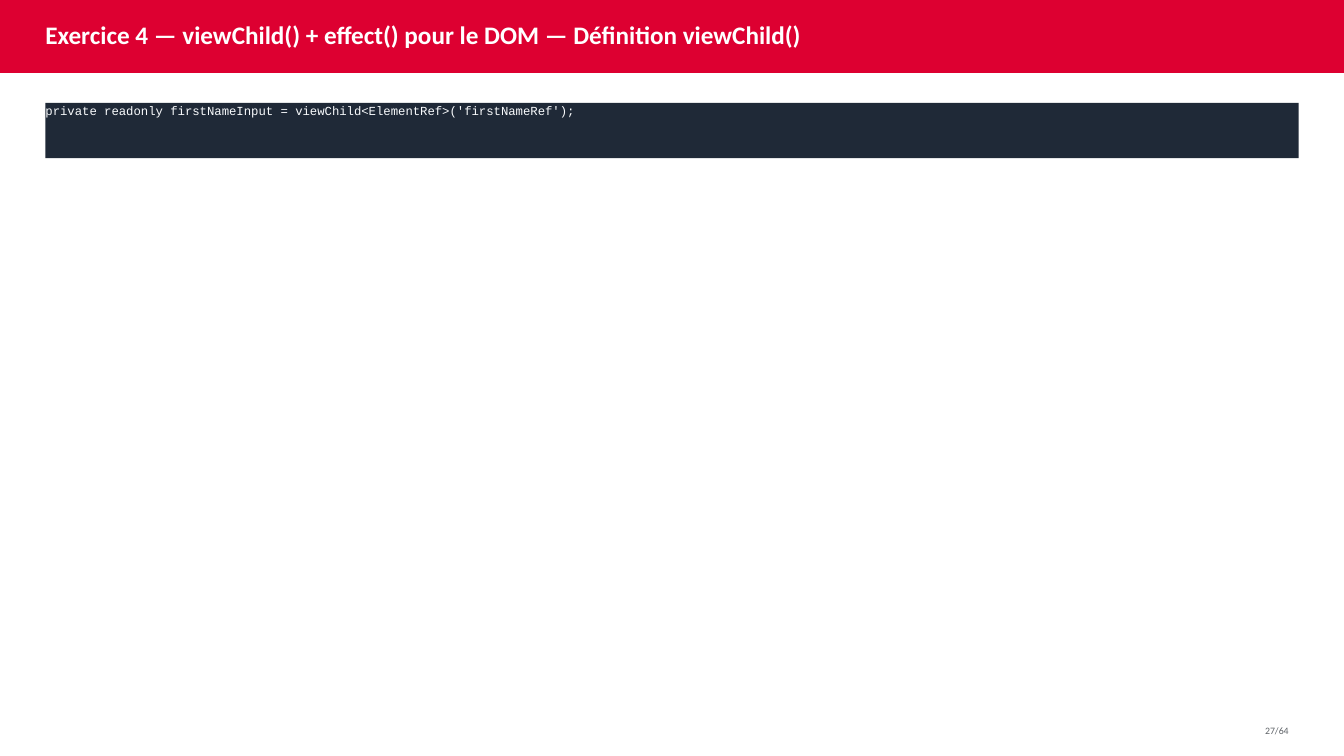
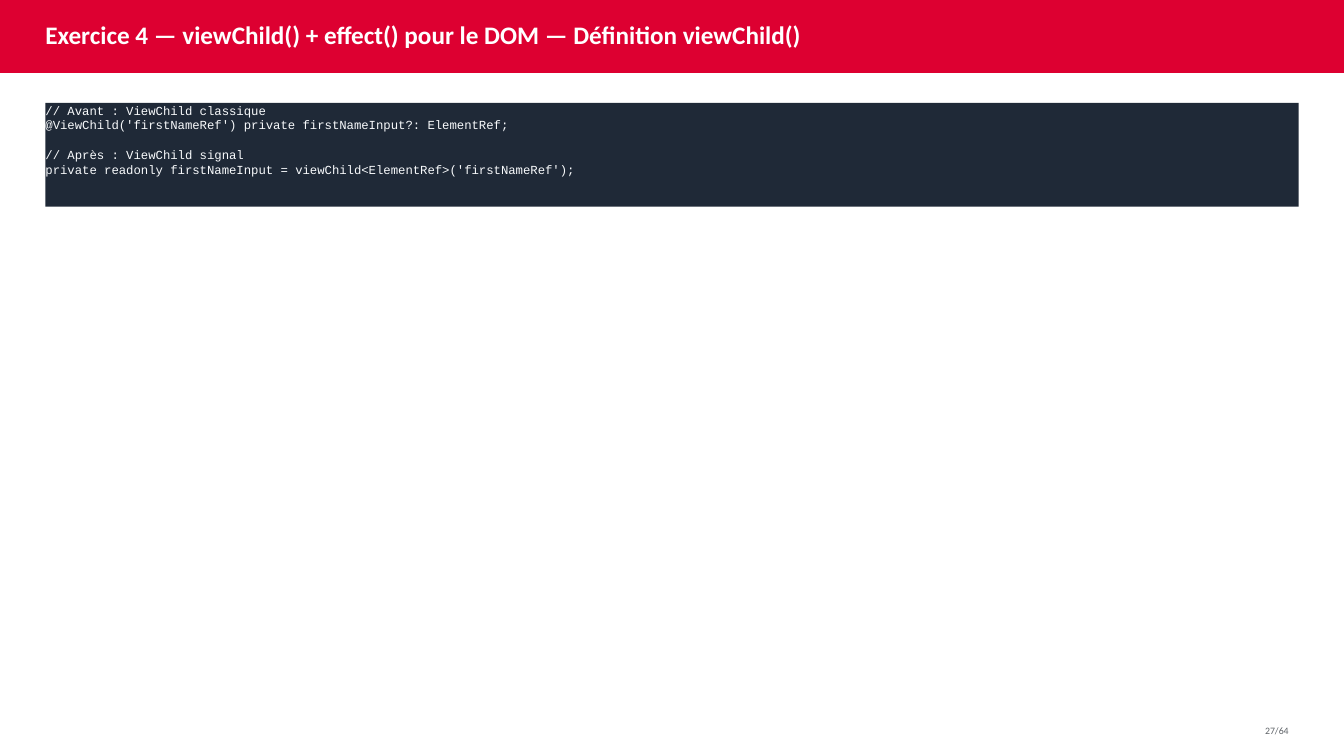
Before and after one commit to AchrafSlaoui/dojo-angular, a slide deck: slide 27 of docs/dojo-signals.pptx. Drawn at 1344x756 pixels with LibreOffice and Linux fonts; fonts in the diff are those of the drawing. Boxes give left, top, right and bottom in pixels: in the first picture for what was removed or moved away, otherwise in the second. Text is boxed around its words. In the diff, an @@ line names an element or a change of style, - is before the commit and + after.

Commit message:
prepare exercice 4 depuis ViewChild classique

```diff
--- a/docs/dojo-signals.pptx
+++ b/docs/dojo-signals.pptx
@@ text in rectangle at <box>45,106,509,162</box>: paragraphs added @@
+// Avant : ViewChild classique
+@ViewChild('firstNameRef') private firstNameInput?: ElementRef;
+// Après : ViewChild signal
@@ rectangle "// Avant : ViewChild classique": place and size @@
-rectangle "// Avant : ViewChild classique" at <box>45,103,1299,158</box>
+rectangle "// Avant : ViewChild classique" at <box>45,103,1299,207</box>
```
Also in this commit, not shown: 1 other slide changed, 2 other files.
